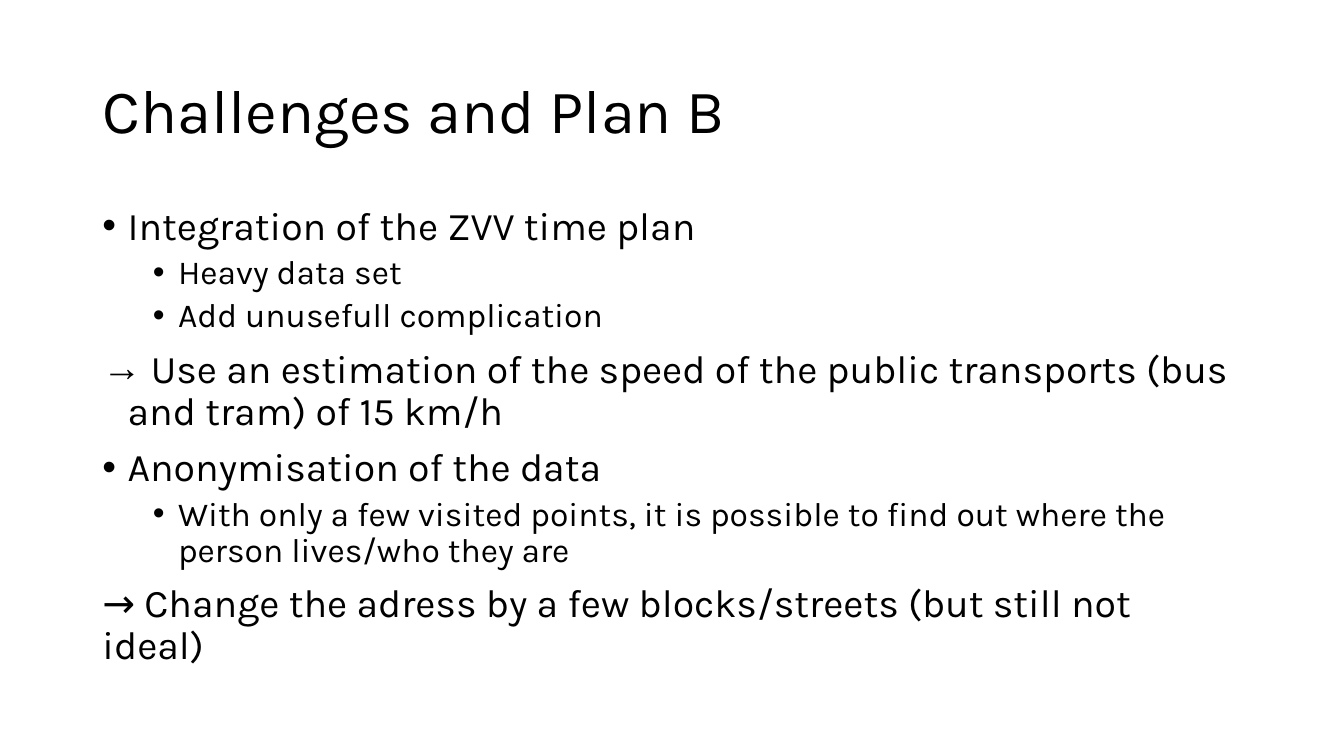
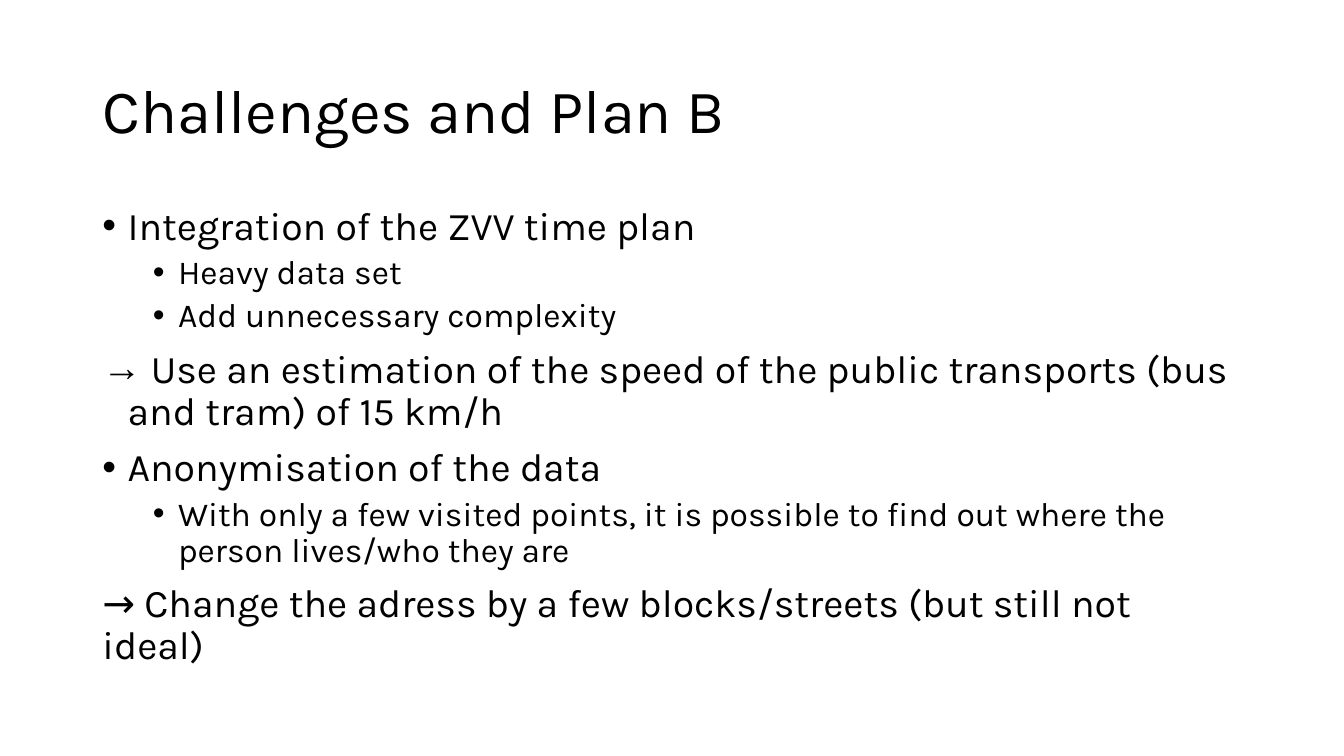
Before and after one commit to nono2001geek/Semester_Project_Lucie_No-mie, a slide deck: slide 10 of The 15-Minute City in Practice.pptx (slide 9 before the commit). Drawn at 1344x756 pixels with LibreOffice and Linux fonts; fonts in the diff are those of the drawing. Boxes give left, top, right and bottom in pixels: in the first picture for what was removed or moved away, otherwise in the second. Text is boxed around its words. In the diff, an @@ line names an element or a change of style, - is before the commit and + after.

```diff
--- a/The 15-Minute City in Practice.pptx
+++ b/The 15-Minute City in Practice.pptx
@@ text at <box>178,304,616,336</box>: text changed @@
-  • Add unusefull complication
+  • Add unnecessary complexity
```
Also in this commit, not shown: 1 slide added, 2 other files.
